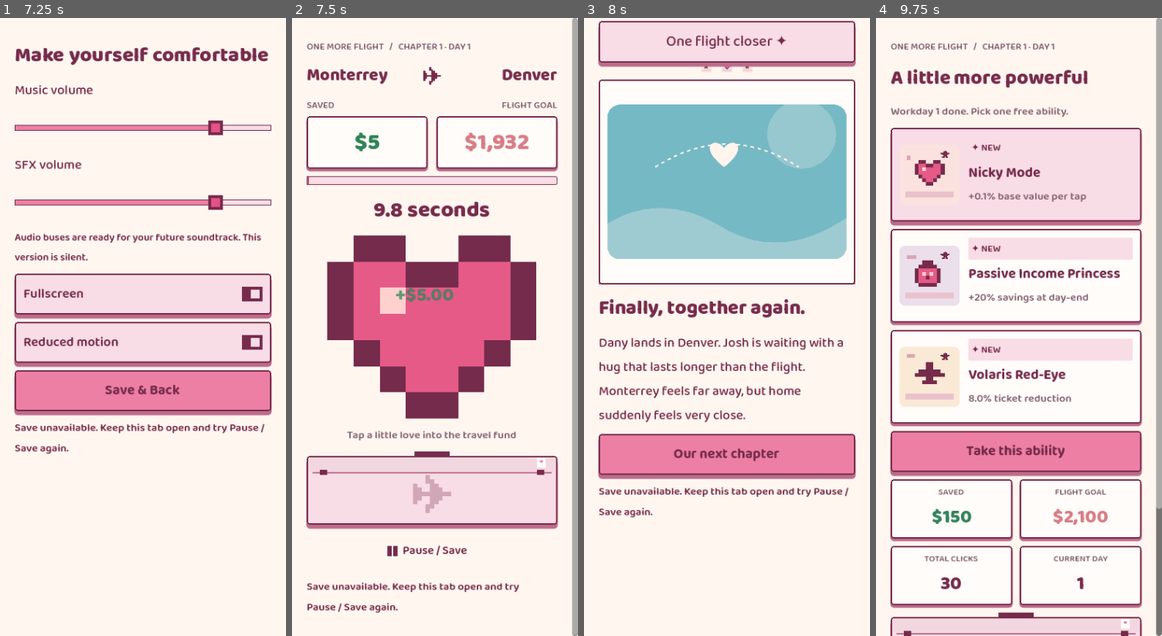
Above: before the commit, frames 1-4 (left to right).
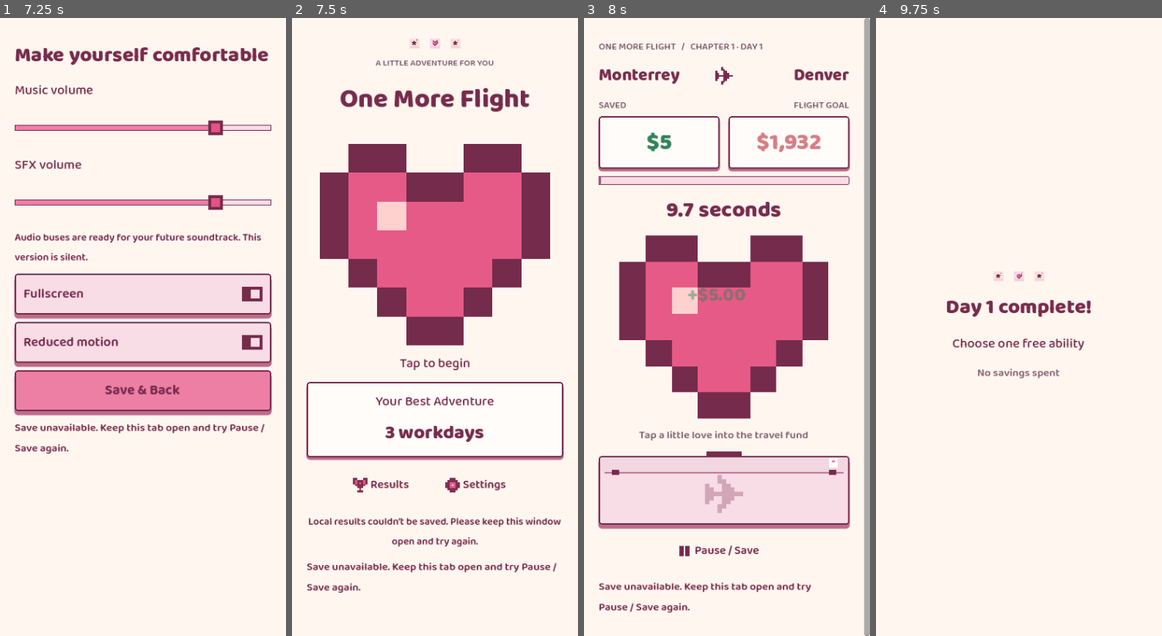
Above: after the commit, the same moments.

Repository: ChudFungis/OneMoreFlight
Game: Godot game, scene res://tests/test_foundation.tscn
Two runs of this game, one before a commit and one after it. Both use one fixed random seed, a clock stepped at 60 frames per second and the inputs below. This scene is started directly instead of the project's main scene.
Inputs (mouse positions are in pixels of both pictures, inside the frame that each line leads up to):
- Up to frame 1 (7.25 s): tap A at 0.5, 5 s; move the mouse to (205, 296) at 0.52 s; click (205, 296) at 0.67 s; tap Enter (ui_accept) at 0.77, 5.27 s; click (42, 493) at 1.27 s; click (42, 456) at 2.02 s; click (88, 456) at 2.77 s; click "Resume" at 3.5 s; click (140, 327) at 4.25 s; move the mouse to (85, 357) at 5.02 s; click (85, 357) at 5.17 s; move the mouse to (171, 191) at 5.77 s; click (171, 191) at 5.92 s; click (42, 493) at 6.5 s
- Up to frame 2 (7.5 s): click "Reduced motion" at 7.25 s
- Up to frame 3 (8 s): no input
- Up to frame 4 (9.75 s): click (1019, 456) at 8 s, where only the run before the commit has a clickable "Our next chapter"; click (1019, 147) at 8.75 s, where only the run after the commit has a clickable "Resume"; click (1016, 172) at 9.52 s

Frame 1 is identical in both runs. In frame 2, 44% of the frame differs, in the area x 4-100%, y 0-100%; in frame 3, 61%; in frame 4, 40%.
Error before the commit: Out of bounds get index '0' (on base: 'Array') (res://tests/test_foundation.gd:559)
Error after the commit: Out of bounds get index '0' (on base: 'Array') (res://tests/test_foundation.gd:560)

Commit message:
Replace Unlimited FaceTime with Your Biggest Fan bonus ability levels

Diff:
--- a/resources/relics/unlimited.tres
+++ b/resources/relics/unlimited.tres
@@ -3,7 +3,7 @@
 [resource]
 script = ExtResource("1")
 id = "unlimited"
-title = "Unlimited FaceTime"
-description = "When one call ends, the next one is already starting.\n+6 base-tap equivalents on every 10th tap."
-effect = "tenth"
-amount = 6
+title = "Your Biggest Fan"
+description = "Josh makes every little win feel bigger.\nWhen you choose an ability, there is a 25% chance it gains an extra level."
+effect = "extra_level"
+amount = 0.25
--- a/scripts/managers/game_manager.gd
+++ b/scripts/managers/game_manager.gd
@@ -176,7 +176,7 @@
 		multiplier *= 1.0 + relic_power("hoodie")
 	var reward := base_income() * multiplier
 	if shift_clicks % balance.facetime_tap_interval == 0:
-		reward += base_income() * (power("facetime") + relic_power("unlimited"))
+		reward += base_income() * power("facetime")
 	if shift_clicks % balance.music_tap_interval == 0:
 		remaining += power("playlist")
 	nicky_growth += power("love")
@@ -263,7 +263,13 @@
 	if item == null or not eligible_upgrade(item):
 		return false
 	apply_upgrade(item)
+	# Only a confirmed ability choice rolls once; direct grants never recurse.
+	var extra_level := has_relic("unlimited") and rng.randf() < relic_power("unlimited")
+	if extra_level:
+		apply_upgrade(item)
 	complete_reward()
+	if extra_level:
+		notice.emit("Your Biggest Fan! " + item.title + " gained an extra level.")
 	return true
 
 func add_burst(amount: int) -> void:
--- a/tests/test_foundation.gd
+++ b/tests/test_foundation.gd
@@ -74,7 +74,7 @@
 	GameManager.apply_upgrade(item("facetime"))
 	GameManager.relics = ["unlimited"]
 	GameManager.shift_clicks = 9
-	check(GameManager.tap() == 60, "FaceTime / relic synergy failed")
+	check(GameManager.tap() == 30, "Your Biggest Fan retained the old tenth-tap payout")
 	GameManager.upgrades = {}
 	GameManager.relics = []
 	GameManager.apply_upgrade(item("love"))
@@ -155,6 +155,7 @@
 			GameManager.resolve_event(alternate)
 			check(GameManager.phase == "transition" and GameManager.money >= 1000, "Event failed: " + event.id)
 	await check_redesign()
+	await check_biggest_fan()
 	# Save/load preserves the exact decision and offers, not just a chapter index.
 	GameManager.phase = "relic"
 	GameManager.offers = ["kiss", "hoodie", "passport"]
@@ -1030,6 +1031,65 @@
 	check(GameManager.restore(legacy_work) and GameManager.phase == "story" and GameManager.days == 1, "Above-goal active save did not settle")
 	await get_tree().process_frame
 
+func check_biggest_fan() -> void:
+	GameManager.new_game()
+	GameManager.relics = ["unlimited"]
+	SceneManager.show_screen("main_menu")
+	# Locate a deterministic successful roll and retain its pre-roll state.
+	var probe := RandomNumberGenerator.new()
+	probe.seed = 41387
+	var bonus_state: int = probe.state
+	while probe.randf() >= 0.25:
+		bonus_state = probe.state
+	GameManager.rng.state = bonus_state
+	GameManager.phase = "upgrades"
+	GameManager.offers = ["appointment"]
+	var before := GameManager.rng.state
+	check(not GameManager.buy_upgrade("tips") and GameManager.rng.state == before, "Invalid choice consumed a Fan roll")
+	check(GameManager.buy_upgrade("appointment") and GameManager.count("appointment") == 2, "Fan did not grant exactly one extra level")
+	var after := GameManager.snapshot()
+	check(not GameManager.buy_upgrade("appointment") and GameManager.snapshot() == after, "Duplicate confirm rerolled or granted more levels")
+	SaveManager.load_data()
+	check(GameManager.restore(SaveManager.progression) and GameManager.count("appointment") == 2, "Fan bonus failed disk save")
+	GameManager.upgrades = {}
+	GameManager.rng.state = bonus_state
+	GameManager.apply_upgrade(item("appointment"))
+	check(GameManager.count("appointment") == 1 and GameManager.rng.state == bonus_state, "Direct grant recursively rolled Fan")
+	# The second discount uses the same rule as any ordinary extra level.
+	GameManager.upgrades = {}
+	GameManager.goal_multiplier = 1
+	GameManager.phase = "upgrades"
+	GameManager.offers = ["flights"]
+	GameManager.rng.state = bonus_state
+	GameManager.buy_upgrade("flights")
+	check(GameManager.count("flights") == 2 and is_equal_approx(GameManager.goal_multiplier, 0.92 * 0.92), "Fan extra discount failed")
+	GameManager.new_game()
+	GameManager.relics = ["unlimited"]
+	SceneManager.show_screen("main_menu")
+	GameManager.rng.seed = 668811
+	var bonuses := 0
+	for trial: int in range(400):
+		GameManager.upgrades = {}
+		GameManager.phase = "upgrades"
+		GameManager.offers = ["appointment"]
+		GameManager.buy_upgrade("appointment")
+		if GameManager.count("appointment") == 2:
+			bonuses += 1
+		check(GameManager.count("appointment") in [1, 2], "Fan bonus recursively granted more levels")
+		if trial % 20 == 0:
+			await get_tree().process_frame
+	check(bonuses > 75 and bonuses < 125, "Fan probability outside expected range")
+	print("Your Biggest Fan extra-level frequency: %d/400" % bonuses)
+	GameManager.relics = []
+	GameManager.upgrades = {}
+	GameManager.phase = "upgrades"
+	GameManager.offers = ["appointment"]
+	GameManager.rng.state = bonus_state
+	GameManager.buy_upgrade("appointment")
+	check(GameManager.count("appointment") == 1, "Fan bonus applied without the keepsake")
+	GameManager.new_game()
+	await get_tree().process_frame
+
 func check_permanent_abilities() -> void:
 	GameManager.new_game()
 	GameManager.upgrades = {"love": 1}
Not shown, changed: docs/GAME_DESIGN.md
Not shown, changed: docs/VALIDATION.md
